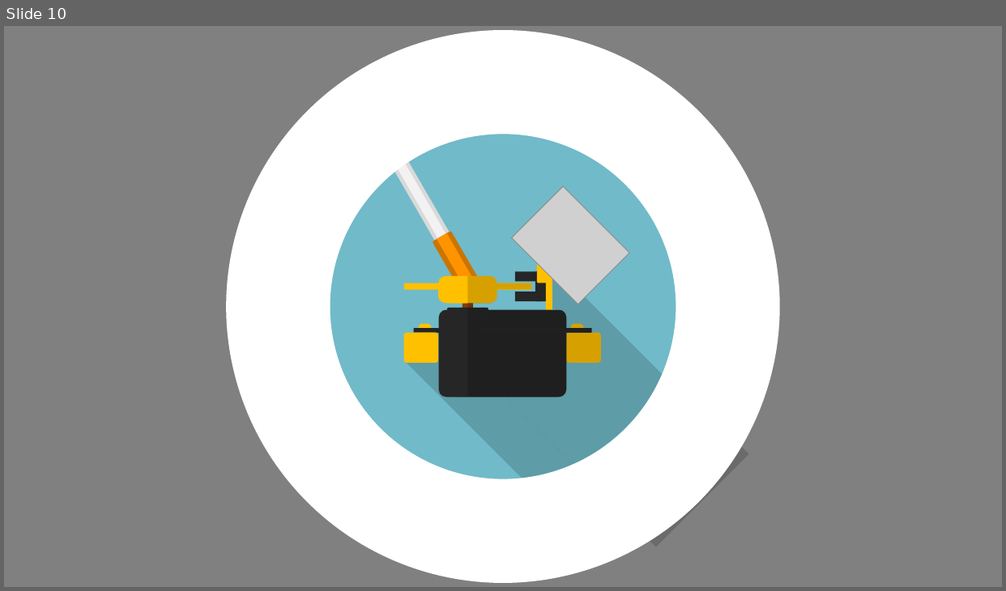
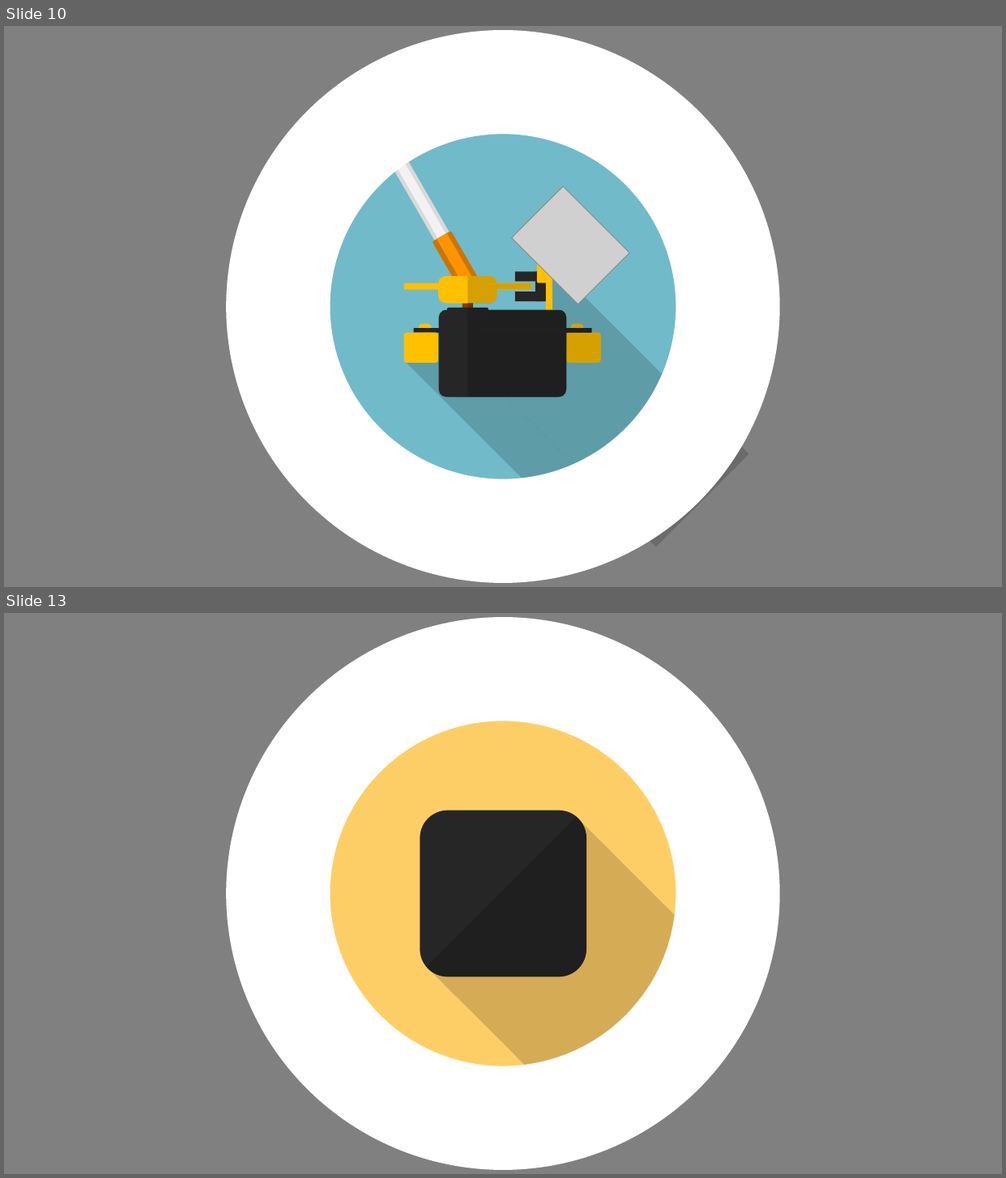
Before and after one commit to CCinCapital/myICONs, a slide deck: Icons.pptx. Shown one above the other, each under a label of ours: slide 10 before the commit, slides 10 and 13 after it; the slides between them are not shown. The pictures are 1006x591 and 1006x1178 pixels, drawn with LibreOffice and Linux fonts; fonts in the diff are those of the drawing; grey boxes stand for pictures. Boxes give left, top, right and bottom in pixels: in the first picture for what was removed or moved away, otherwise in the second. Text is boxed around its words. In the diff, an @@ line names an element or a change of style, - is before the commit and + after.

```diff
--- a/Icons.pptx
+++ b/Icons.pptx
@@ slide 13 added at (4, 613, 1002, 1174), background #808080 @@
@@ ellipse added at (278, 669, 728, 1118), outline #FFFFFF 100 pt @@
@@ ellipse added at (326, 717, 680, 1071), fill #FECE66 @@
@@ rounded rectangle added at (420, 811, 587, 977), fill #262626 @@
@@ rectangle added at (427, 817, 717, 1107), fill #000000 at 16% opacity @@
```
Also in this commit, not shown: 2 other slides added, 2 other files.
